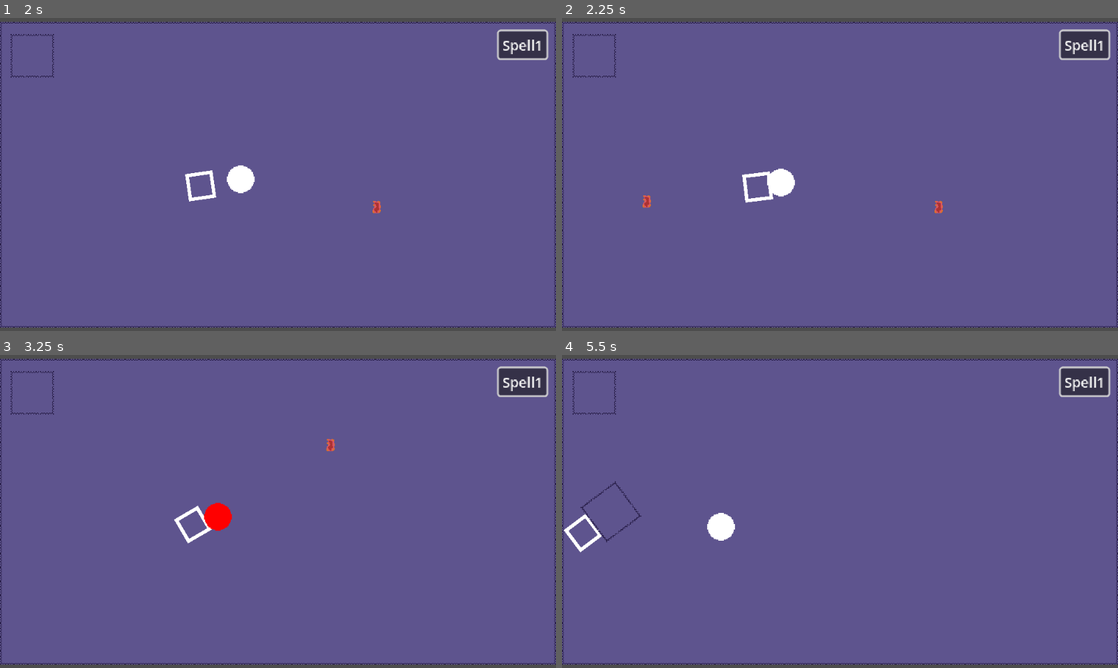
Above: before the commit, frames 1-4 (two rows, left to right).
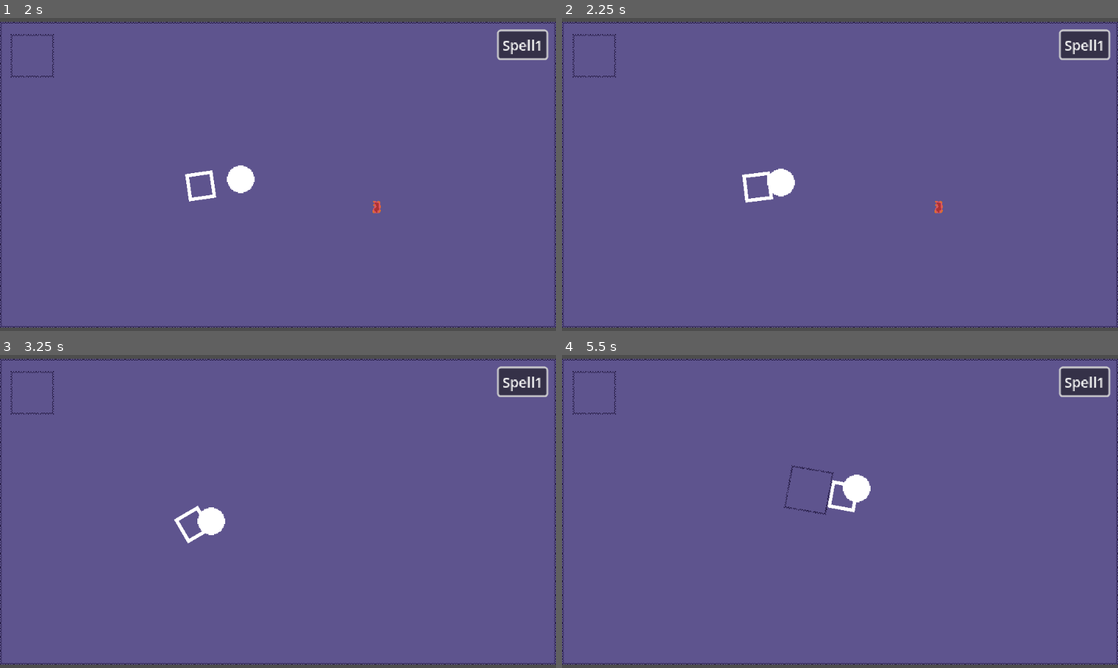
Above: after the commit, the same moments.

Repository: Enoxboo/Project-R
Game: Godot game, scene res://Levels/main_map.tscn
The game is run twice, just before and just after one commit, with the same random seed, the same clock (stepped at 60 frames per second) and the same inputs.
Inputs (mouse positions are in pixels of both pictures, inside the frame that each line leads up to):
- Up to frame 1 (2 s): click "Spell1" at 0.5 s; tap Enter at 1.25 s; move the mouse to (400, 158) at 1.27 s; press the mouse at (400, 158) at 1.28 s; hold D (move_right) from 1.28 s (still down); right-click (400, 158) at 1.55 s
- Up to frame 2 (2.25 s): move the mouse to (728, 190) at 2.02 s; release D (move_right) at 2.03 s; release the mouse at (728, 190) at 2.03 s; hold S (move_down) from 2.03 s (still down); right-click (728, 190) at 2.1 s
- Up to frame 3 (3.25 s): click (166, 527) at 2.3 s; move the mouse to (333, 442) at 2.77 s; release S (move_down) at 2.78 s; press the mouse at (333, 442) at 2.78 s; hold D (move_right) from 2.78 s (still down); right-click (333, 442) at 3.05 s
- Up to frame 4 (5.5 s): move the mouse to (812, 574) at 3.52 s; release D (move_right) at 3.53 s; release the mouse at (812, 574) at 3.53 s; hold W (move_up) 3.53-4.28 s; right-click (812, 574) at 3.6 s; click (812, 574) at 3.8 s; move the mouse to (1006, 558) at 4.27 s; hold E (spell_2) 4.28-5.03 s; hold A (move_left) from 4.28 s (still down); right-click (1006, 558) at 4.55 s; move the mouse to (673, 464) at 5.02 s; tap Tab (switch) at 5.1 s; click (673, 464) at 5.3 s

Frame 1 is identical in both runs. In frame 2, less than 0.1% of the frame differs, in the area x 14-16%, y 56-61%; in frame 3, 0.5%; in frame 4, 1.3%, in the area x 0-56%, y 35-64%.

Commit message:
feat(spell): cooldown on spells

Diff:
--- a/Player/Movesets/main_moveset.gd
+++ b/Player/Movesets/main_moveset.gd
@@ -13,7 +13,9 @@
 	player.hitbox.position.x = 0
 
 func spell_1(player: Player) -> void:
-	if not player.spell1_instance:
+	if not player.spell1_instance or not player.can_spell_1:
 		return
-
+	print(player.can_spell_1)
+	player.spell_1_cooldown.start()
+	player.can_spell_1 = false
 	player.spell1_instance.cast(player)
--- a/Player/player.gd
+++ b/Player/player.gd
@@ -8,11 +8,9 @@
 @onready var hitbox: Area2D = $Hitbox
 @onready var hitbox_sprite: Sprite2D = $Hitbox/HitboxSprite
 @onready var hurtbox: Area2D = $Hurtbox
-@onready var attack_active: Timer = $Timers/AttackActive
-@onready var attack_rest: Timer = $Timers/AttackRest
 @onready var knockback_timer: Timer = $Timers/KnockbackTimer
 @onready var stun_timer: Timer = $Timers/StunTimer
-@onready var spell_1_timer: Timer = $Timers/Spell1Timer
+@onready var spell_1_cooldown: Timer = $Timers/Spell1Cooldown
 
 var data: PlayerData = MAIN_DATA
 var moveset_instance: Moveset = data.moveset.new()
@@ -53,3 +51,7 @@
 	var direction: Vector2 = (area.global_position - global_position).normalized()
 	if area.has_method("take_damage"):
 		area.take_damage(data.damage, direction, data.stun_duration)
+
+
+func _on_spell_1_cooldown_timeout() -> void:
+	can_spell_1 = true
--- a/Player/player.tscn
+++ b/Player/player.tscn
@@ -69,16 +69,14 @@
 
 [node name="Timers" type="Node" parent="."]
 
-[node name="AttackActive" type="Timer" parent="Timers"]
-
-[node name="AttackRest" type="Timer" parent="Timers"]
-
 [node name="KnockbackTimer" type="Timer" parent="Timers"]
 one_shot = true
 
 [node name="StunTimer" type="Timer" parent="Timers"]
 one_shot = true
 
-[node name="Spell1Timer" type="Timer" parent="Timers"]
+[node name="Spell1Cooldown" type="Timer" parent="Timers"]
+one_shot = true
 
 [connection signal="area_entered" from="Hitbox" to="." method="_on_hitbox_area_entered"]
+[connection signal="timeout" from="Timers/Spell1Cooldown" to="." method="_on_spell_1_cooldown_timeout"]
--- a/UI/spell_selector_button.gd
+++ b/UI/spell_selector_button.gd
@@ -13,4 +13,4 @@
 
 func _on_button_spell_1_button_down() -> void:
 	player.spell1_instance = SPELLS[spell_name].new()
-	player.spell_1_timer.wait_time = player.spell1_instance.cooldown
+	player.spell_1_cooldown.wait_time = player.spell1_instance.cooldown
